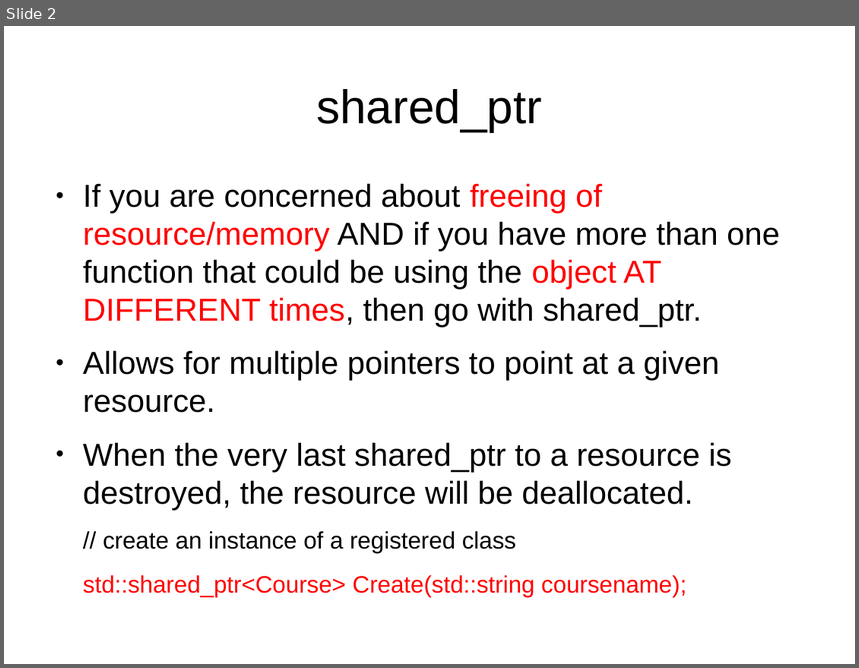
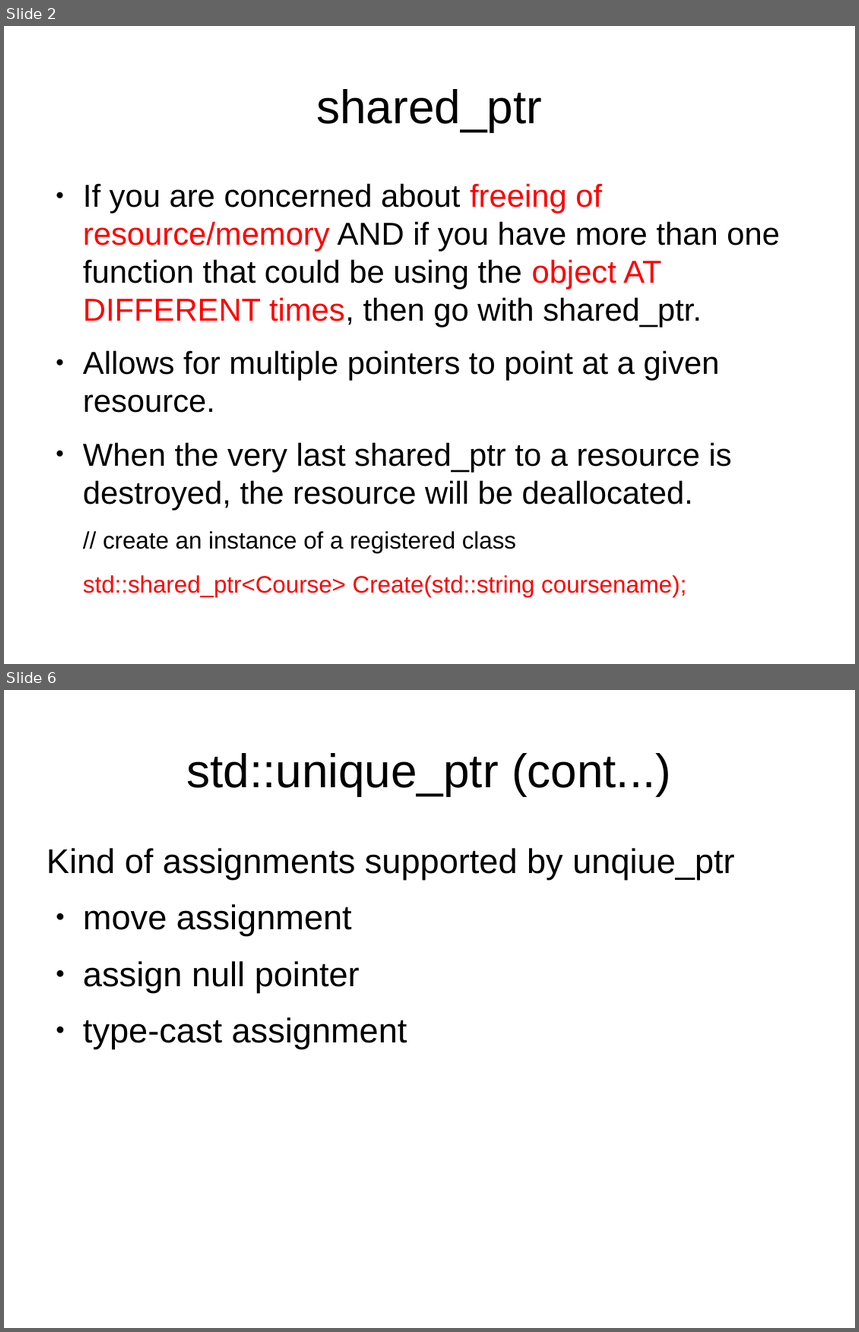
Before and after one commit to kks32/cpp-software-development, a slide deck: Ex3_Smart_Pointers/Ex3_Smart_Pointers.odp. Shown one above the other, each under a label of ours: slide 2 before the commit, slides 2 and 6 after it; the slides between them are not shown. The pictures are 859x668 and 859x1332 pixels, drawn with LibreOffice and Linux fonts; fonts in the diff are those of the drawing. Boxes give left, top, right and bottom in pixels: in the first picture for what was removed or moved away, otherwise in the second. Text is boxed around its words. In the diff, an @@ line names an element or a change of style, - is before the commit and + after.

Commit message:
Smart Pointers

```diff
--- a/Ex3_Smart_Pointers/Ex3_Smart_Pointers.odp
+++ b/Ex3_Smart_Pointers/Ex3_Smart_Pointers.odp
@@ slide 6 added at [4,690,855,1328], background #FFFFFF @@
@@ title added at [186,753,671,796], 44 pt, text #000000 @@
+std::unique_ptr (cont...)
@@ text added at [47,848,734,1049], 32 pt, text #000000 @@
+Kind of assignments supported by unqiue_ptr
+● move assignment
+● assign null pointer
+● type-cast assignment
```
Also in this commit, not shown: 3 slides changed, 3 other slides added, 1 other file.
